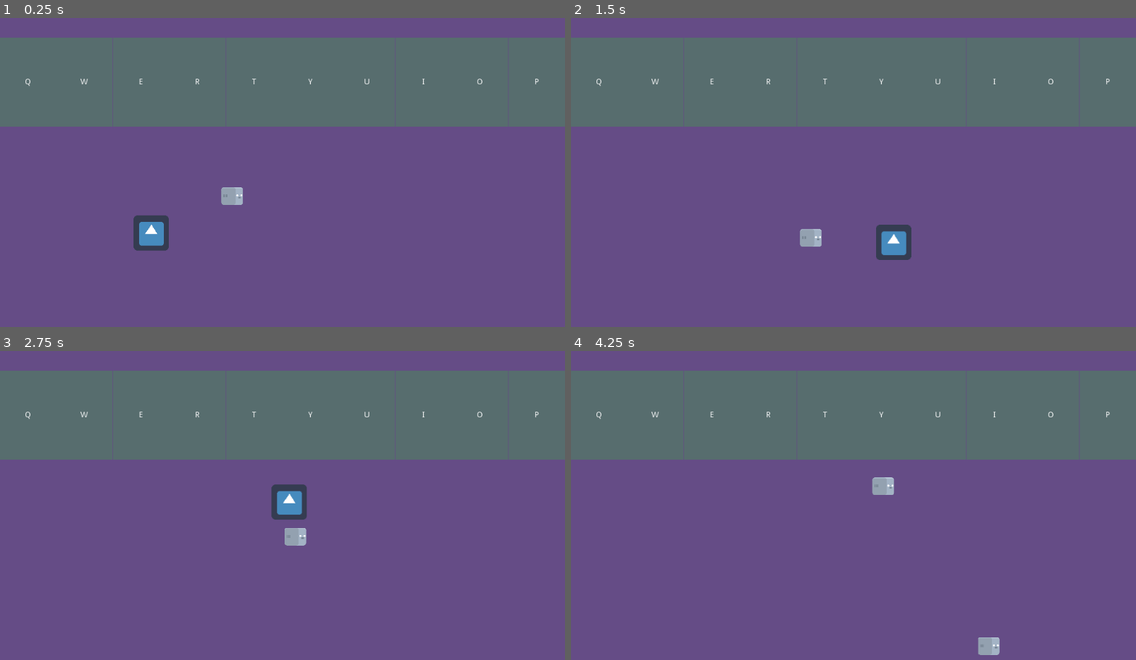
Above: before the commit, frames 1-4 (two rows, left to right).
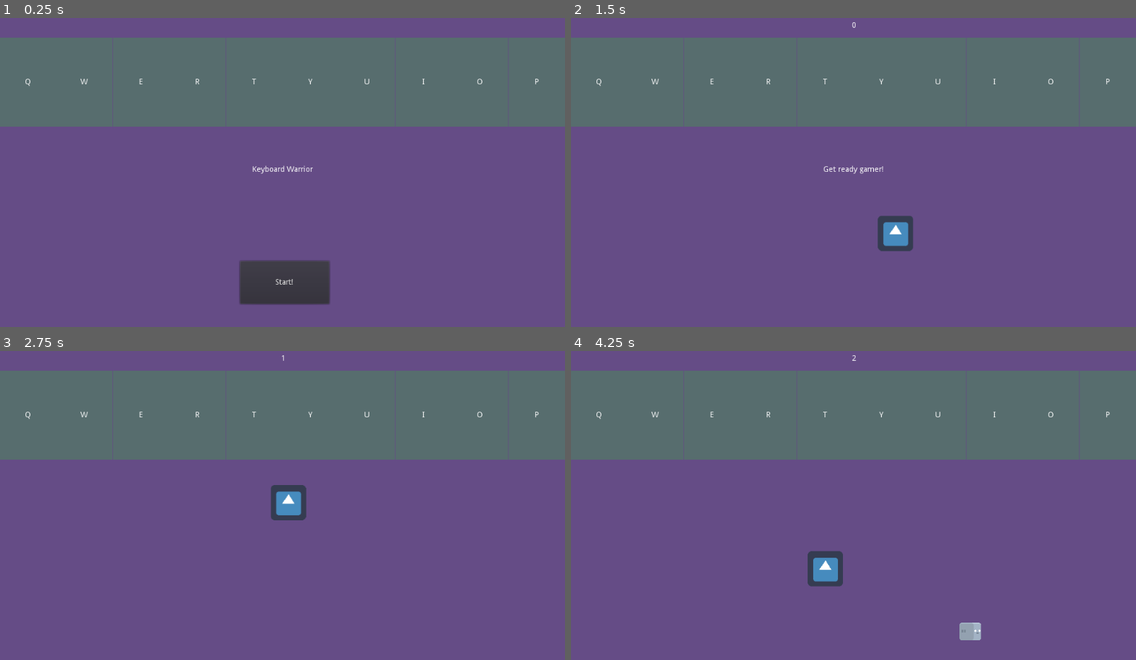
Above: after the commit, the same moments.

Repository: nicholso24/Keyboard-Warrior
Game: Godot game, scene res://Main.tscn
Same seed, same stepped clock (60 frames per second), same inputs: the game is played once before the commit and once after it. The engine's default icon, where the game draws it, is replaced by a stand-in: a white triangle on a blue panel in a dark square.
Inputs (mouse positions are in pixels of both pictures, inside the frame that each line leads up to):
- Up to frame 1 (0.25 s): no input
- Up to frame 2 (1.5 s): click (853, 283) at 0.5 s, where only the run after the commit has a clickable "Start!"; move the mouse to (977, 153) at 1.27 s; press the mouse at (977, 153) at 1.28 s; hold Right (ui_right) from 1.28 s (still down)
- Up to frame 3 (2.75 s): move the mouse to (169, 517) at 2.02 s; release Right (ui_right) at 2.03 s; release the mouse at (169, 517) at 2.03 s; hold Down (ui_down) from 2.03 s (still down); tap E (e_key) at 2.1 s; click (169, 517) at 2.3 s
- Up to frame 4 (4.25 s): move the mouse to (910, 431) at 2.77 s; release Down (ui_down) at 2.78 s; press the mouse at (910, 431) at 2.78 s; hold Right (ui_right) 2.78-3.53 s; tap I (i_key) at 2.85 s; move the mouse to (825, 567) at 3.52 s; release the mouse at (825, 567) at 3.53 s; hold Up (ui_up) from 3.53 s (still down); click (825, 567) at 3.6 s

The runs differ from the first frame. In frame 1, 3.3% of the frame differs, in the area x 23-59%, y 47-93%; in frame 2, 1.0%; in frame 3, 0.3%; in frame 4, 1.4%.

Commit message:
added start/endgame

Diff:
--- a/Keyboard Warrior/Enemy.tscn
+++ b/Keyboard Warrior/Enemy.tscn
@@ -4,10 +4,9 @@
 [ext_resource path="res://Mob.gd" type="Script" id=2]
 
 [sub_resource type="RectangleShape2D" id=1]
-extents = Vector2( 19.5, 16 )
+extents = Vector2( 19, 16 )
 
-[node name="Mob" type="KinematicBody2D"]
-collision_layer = 0
+[node name="Mob" type="KinematicBody2D" groups=["mobs"]]
 script = ExtResource( 2 )
 
 [node name="Sprite" type="Sprite" parent="."]
@@ -15,5 +14,4 @@
 texture = ExtResource( 1 )
 
 [node name="CollisionShape2D" type="CollisionShape2D" parent="."]
-position = Vector2( -0.5, 0 )
 shape = SubResource( 1 )
--- /dev/null
+++ b/Keyboard Warrior/HUD.gd
@@ -0,0 +1,28 @@
+extends CanvasLayer
+
+signal start_game
+
+func update_score(score):
+	$ScoreLabel.text = str(score)
+
+func show_message(text):
+	$MessageLabel.text = text
+	$MessageLabel.show()
+	$MessageTimer.start()
+
+func show_game_over():
+	show_message("Game Over")
+
+	yield($MessageTimer,"timeout")
+	$MessageLabel.text = "Keyboard Warrior"
+	$MessageLabel.show()
+	yield(get_tree().create_timer(1.0),"timeout")
+	$Button.show()
+func _on_Button_pressed():
+
+	$Button.hide()
+	emit_signal("start_game")
+
+
+func _on_MessageTimer_timeout():
+	$MessageLabel.hide()
--- /dev/null
+++ b/Keyboard Warrior/HUD.tscn
@@ -0,0 +1,47 @@
+[gd_scene load_steps=2 format=2]
+
+[ext_resource path="res://HUD.gd" type="Script" id=1]
+
+[node name="HUD" type="CanvasLayer"]
+script = ExtResource( 1 )
+
+[node name="Button" type="Button" parent="."]
+anchor_left = 0.5
+anchor_top = 1.0
+anchor_right = 0.5
+anchor_bottom = 1.0
+margin_left = -77.0
+margin_top = -134.0
+margin_right = 85.0
+margin_bottom = -56.0
+text = "Start!"
+
+[node name="MessageLabel" type="Label" parent="."]
+anchor_left = 0.5
+anchor_top = 0.5
+anchor_right = 0.5
+anchor_bottom = 0.5
+margin_left = -221.5
+margin_top = -129.5
+margin_right = 221.5
+margin_bottom = 129.5
+text = "Keyboard Warrior"
+align = 1
+valign = 1
+autowrap = true
+
+[node name="MessageTimer" type="Timer" parent="."]
+wait_time = 2.0
+one_shot = true
+
+[node name="ScoreLabel" type="Label" parent="."]
+anchor_left = 0.5
+anchor_right = 0.5
+margin_left = -75.0
+margin_top = 31.0
+margin_right = 78.0
+margin_bottom = 139.0
+align = 1
+
+[connection signal="pressed" from="Button" to="." method="_on_Button_pressed"]
+[connection signal="timeout" from="MessageTimer" to="." method="_on_MessageTimer_timeout"]
--- a/Keyboard Warrior/Main.gd
+++ b/Keyboard Warrior/Main.gd
@@ -1,8 +1,25 @@
 extends Node
 
-
+var score = 0
 var scene = load("res://Robot.tscn")
 
+func _ready():
+	pass
+func new_game():
+	score = 0
+	$StartTimer.start()
+	$HUD.show_message("Get ready gamer!")
+	$Player.start($StartPosition.position)
+	$HUD.update_score(score)
+	yield($StartTimer,"timeout")
+	$ScoreTimer.start()
+	$RobotTimer.start()
+
+func game_over():
+	get_tree().call_group("mobs","queue_free")
+	$ScoreTimer.stop()
+	$RobotTimer.stop()
+	$HUD.show_game_over()
 
 
 func _on_RobotTimer_timeout():
@@ -10,3 +27,8 @@
 	add_child(robot)
 
 	robot.position = $RobotSpawn.get_position()
+
+
+func _on_ScoreTimer_timeout():
+	score += 1
+	$HUD.update_score(score)
--- a/Keyboard Warrior/Main.tscn
+++ b/Keyboard Warrior/Main.tscn
@@ -13,7 +13,7 @@
 [ext_resource path="res://KeyAreaY.gd" type="Script" id=11]
 [ext_resource path="res://KeyAreaI.gd" type="Script" id=12]
 [ext_resource path="res://KeyAreaO.gd" type="Script" id=13]
-[ext_resource path="res://Robot.tscn" type="PackedScene" id=14]
+[ext_resource path="res://HUD.tscn" type="PackedScene" id=15]
 
 [sub_resource type="RectangleShape2D" id=1]
 extents = Vector2( 51.5, 75 )
@@ -298,16 +298,25 @@
 shape = SubResource( 1 )
 
 [node name="Player" parent="." instance=ExtResource( 5 )]
-position = Vector2( 274, 415 )
-
-[node name="Robot" parent="." instance=ExtResource( 14 )]
-position = Vector2( 421, 348 )
+position = Vector2( -80, 150 )
 
 [node name="RobotSpawn" type="Position2D" parent="."]
 position = Vector2( 758, 562 )
 
 [node name="RobotTimer" type="Timer" parent="."]
-wait_time = 4.0
-autostart = true
-
+wait_time = 2.0
+
+[node name="StartPosition" type="Position2D" parent="."]
+position = Vector2( 530, 119 )
+
+[node name="HUD" parent="." instance=ExtResource( 15 )]
+
+[node name="ScoreTimer" type="Timer" parent="."]
+
+[node name="StartTimer" type="Timer" parent="."]
+one_shot = true
+
+[connection signal="hit" from="Player" to="." method="game_over"]
 [connection signal="timeout" from="RobotTimer" to="." method="_on_RobotTimer_timeout"]
+[connection signal="start_game" from="HUD" to="." method="new_game"]
+[connection signal="timeout" from="ScoreTimer" to="." method="_on_ScoreTimer_timeout"]
--- a/Keyboard Warrior/Player.gd
+++ b/Keyboard Warrior/Player.gd
@@ -2,10 +2,14 @@
 
 signal hit
 export (int) var speed = 500
-
+var screen_size = Vector2.ZERO
 
 onready var target = position
 var velocity = Vector2()
+func _ready():
+	screen_size = get_viewport_rect().size
+	print(screen_size)
+	hide()
 
 func _input(event):
 	if event.is_action_pressed("move"):
@@ -16,11 +20,20 @@
 	# look_at(target)
 	if position.distance_to(target) > 5:
 		#velocity = move_and_collide(velocity)
-		var player = move_and_collide(velocity * delta)
+		var enemy = move_and_collide(velocity * delta)
+		if enemy:
+			hide()
+			$CollisionShape2D.set_deferred("disabled",true)
+			emit_signal("hit")
 
-		if player:
-				hide()
-				yield(get_tree().create_timer(5), "timeout")
-				show()
+
+
+
+
 func kill():
 	print("HAHAHA")
+
+func start(new_position):
+	position = new_position
+	show()
+	$CollisionShape2D.disabled = false
--- a/Keyboard Warrior/Player.tscn
+++ b/Keyboard Warrior/Player.tscn
@@ -4,13 +4,13 @@
 [ext_resource path="res://Player.gd" type="Script" id=2]
 
 [sub_resource type="RectangleShape2D" id=1]
-extents = Vector2( 28, 28.5 )
+extents = Vector2( 31, 32 )
 
 [node name="Player" type="KinematicBody2D"]
 script = ExtResource( 2 )
 
 [node name="CollisionShape2D" type="CollisionShape2D" parent="."]
-position = Vector2( 1, -0.5 )
+position = Vector2( -1, 0 )
 shape = SubResource( 1 )
 
 [node name="Sprite" type="Sprite" parent="."]
--- a/Keyboard Warrior/Robot.tscn
+++ b/Keyboard Warrior/Robot.tscn
@@ -6,7 +6,7 @@
 [sub_resource type="RectangleShape2D" id=1]
 extents = Vector2( 19.5, 16 )
 
-[node name="Robot" type="KinematicBody2D"]
+[node name="Robot" type="KinematicBody2D" groups=["mobs"]]
 script = ExtResource( 2 )
 
 [node name="CollisionShape2D" type="CollisionShape2D" parent="."]
